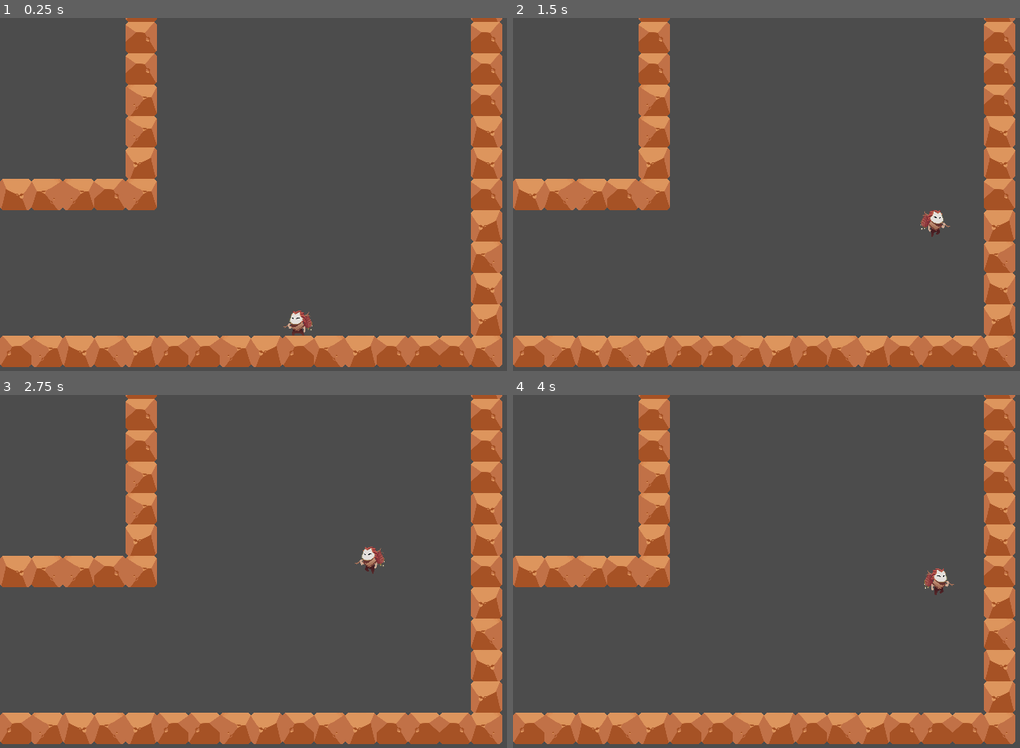
Above: before the commit, frames 1-4 (two rows, left to right).
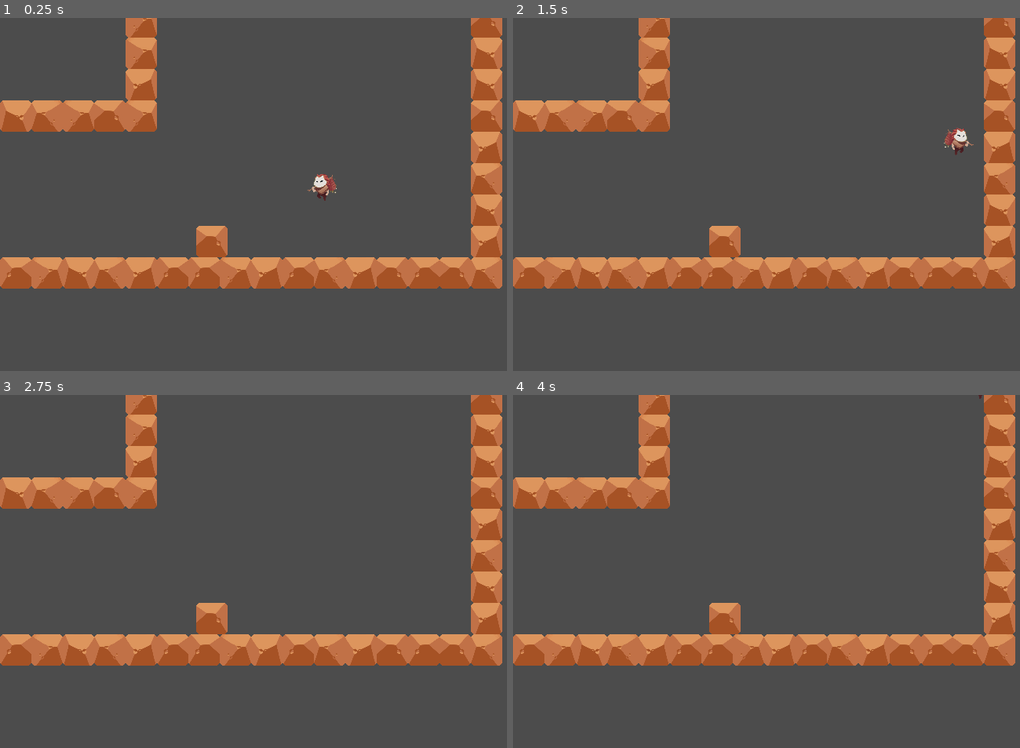
Above: after the commit, the same moments.

Repository: Diogoamorim27/Ampulheta
Game: Godot game, scene res://Levels/Level 1.tscn
Same seed, same stepped clock (60 frames per second), same inputs: the game is played once before the commit and once after it.
Inputs:
- Up to frame 1 (0.25 s): no input
- Up to frame 2 (1.5 s): tap Enter (ui_accept) at 0.5, 1.35 s; hold Enter (ui_accept) 0.53-1.28 s; hold Right (ui_right) from 0.53 s (still down)
- Up to frame 3 (2.75 s): tap Enter (ui_accept) at 1.52, 1.82 s; release Right (ui_right) at 2.03 s; hold Left (ui_left) from 2.03 s (still down); hold Enter (ui_accept) from 2.03 s (still down)
- Up to frame 4 (4 s): release Left (ui_left) at 2.78 s; release Enter (ui_accept) at 2.78 s; hold Right (ui_right) from 2.78 s (still down); tap Enter (ui_accept) at 2.85, 3.02, 3.32 s; hold Enter (ui_accept) from 3.53 s (still down)

The runs differ from the first frame. In frame 1, 29% of the frame differs, in the area x 0-100%, y 0-99%; in frame 2, 29%; in frame 3, 29%; in frame 4, 29%.
Error after the commit: Parse Error: The identifier "CELL_IS_OCCUPIED" isn't declared in the current scope. (res://Levels/TileMap.gd:47)

Commit message:
pecas caem, esmagamento

Diff:
--- a/Blocks/ObstacleBlocks/NeutralBlock1/ObstacleBlock.gd
+++ b/Blocks/ObstacleBlocks/NeutralBlock1/ObstacleBlock.gd
@@ -15,7 +15,9 @@
 	$Sprite.set_scale(SPRITE_SCALE)
 	pass
 
-#func _process(delta):
-#	# Called every frame. Delta is time since last frame.
-#	# Update game logic here.
-#	pass
+func _process(delta):
+	var bodies = $Area2D.get_overlapping_bodies()
+	for body in bodies:
+		if body.name == "Player":
+			get_tree().quit()
+	pass
--- a/Blocks/ObstacleBlocks/NeutralBlock1/ObstacleBlock1.tscn
+++ b/Blocks/ObstacleBlocks/NeutralBlock1/ObstacleBlock1.tscn
@@ -1,9 +1,14 @@
-[gd_scene load_steps=4 format=2]
+[gd_scene load_steps=5 format=2]
 
 [ext_resource path="res://Blocks/ObstacleBlocks/NeutralBlock1/ObstacleBlock.gd" type="Script" id=1]
 [ext_resource path="res://Blocks/Enviroment Blocks/rock_1_10.png" type="Texture" id=2]
 
 [sub_resource type="RectangleShape2D" id=1]
+
+custom_solver_bias = 0.0
+extents = Vector2( 32, 32 )
+
+[sub_resource type="RectangleShape2D" id=2]
 
 custom_solver_bias = 0.0
 extents = Vector2( 32, 32 )
@@ -28,3 +33,17 @@
 [node name="CollisionShape2D" type="CollisionShape2D" parent="." index="1"]
 
 shape = SubResource( 1 )
+
+[node name="Area2D" type="Area2D" parent="." index="2"]
+
+input_pickable = true
+gravity_vec = Vector2( 0, 1 )
+gravity = 98.0
+linear_damp = 0.1
+angular_damp = 1.0
+audio_bus_override = false
+audio_bus_name = "Master"
+
+[node name="CollisionShape2D" type="CollisionShape2D" parent="Area2D" index="0"]
+
+shape = SubResource( 2 )
--- /dev/null
+++ b/Camera2D.tscn
@@ -0,0 +1,52 @@
+[gd_scene load_steps=2 format=2]
+
+[sub_resource type="RectangleShape2D" id=1]
+
+custom_solver_bias = 0.0
+extents = Vector2( 640, 176 )
+
+[node name="Camera2D" type="Camera2D"]
+
+anchor_mode = 1
+rotating = false
+current = true
+zoom = Vector2( 1, 1 )
+limit_left = -10000000
+limit_top = -10000000
+limit_right = 10000000
+limit_bottom = 10000000
+limit_smoothed = false
+drag_margin_h_enabled = false
+drag_margin_v_enabled = true
+smoothing_enabled = false
+smoothing_speed = 5.0
+offset_v = 0.0
+offset_h = 0.0
+drag_margin_left = 0.2
+drag_margin_top = 0.2
+drag_margin_right = 0.2
+drag_margin_bottom = 0.2
+editor_draw_screen = true
+editor_draw_limits = false
+editor_draw_drag_margin = false
+
+[node name="Area2D" type="Area2D" parent="." index="0"]
+
+position = Vector2( -320, -3024 )
+input_pickable = true
+gravity_vec = Vector2( 0, 1 )
+gravity = 98.0
+linear_damp = 0.1
+angular_damp = 1.0
+audio_bus_override = false
+audio_bus_name = "Master"
+__meta__ = {
+"_edit_group_": true,
+"_edit_lock_": true
+}
+
+[node name="CollisionShape2D" type="CollisionShape2D" parent="Area2D" index="0"]
+
+position = Vector2( 0, -185.5 )
+scale = Vector2( 1, 1.03631 )
+shape = SubResource( 1 )
--- a/Levels/Level 1.tscn
+++ b/Levels/Level 1.tscn
@@ -1,9 +1,13 @@
-[gd_scene load_steps=3 format=2]
+[gd_scene load_steps=7 format=2]
 
-[ext_resource path="res://Levels/Enviroment.tscn" type="PackedScene" id=1]
-[ext_resource path="res://Player/Player.tscn" type="PackedScene" id=2]
+[ext_resource path="res://Levels/TileMap.gd" type="Script" id=1]
+[ext_resource path="res://Levels/Enviroment.tscn" type="PackedScene" id=2]
+[ext_resource path="res://Blocks/Enviroment Blocks/EnviromentBlock.tscn" type="PackedScene" id=3]
+[ext_resource path="res://Camera2D.tscn" type="PackedScene" id=4]
+[ext_resource path="res://Player/Player.tscn" type="PackedScene" id=5]
+[ext_resource path="res://Piece Shapes/shapes.tscn" type="PackedScene" id=6]
 
-[node name="Level 1" type="Node2D"]
+[node name="Level 1" type="Node2D" index="0"]
 
 [node name="TileMap" type="TileMap" parent="." index="0"]
 
@@ -24,38 +28,37 @@
 occluder_light_mask = 1
 format = 1
 tile_data = PoolIntArray(  )
+script = ExtResource( 1 )
 _sections_unfolded = [ "Cell" ]
 
-[node name="Enviroment" parent="TileMap" index="0" instance=ExtResource( 1 )]
+[node name="Enviroment" parent="TileMap" index="0" instance=ExtResource( 2 )]
 
 position = Vector2( -320, 2624 )
 
-[node name="Camera2D" type="Camera2D" parent="TileMap" index="1"]
+[node name="EnviromentBlock" parent="TileMap" index="1" instance=ExtResource( 3 )]
 
-position = Vector2( 320, 3040 )
-anchor_mode = 1
-rotating = false
-current = true
-zoom = Vector2( 1, 1 )
-limit_left = -10000000
-limit_top = -10000000
-limit_right = 10000000
-limit_bottom = 10000000
-limit_smoothed = false
-drag_margin_h_enabled = true
-drag_margin_v_enabled = true
-smoothing_enabled = false
-smoothing_speed = 5.0
-offset_v = 0.0
-offset_h = 0.0
-drag_margin_left = 0.2
-drag_margin_top = 0.2
-drag_margin_right = 0.2
-drag_margin_bottom = 0.2
-editor_draw_screen = true
-editor_draw_limits = false
-editor_draw_drag_margin = false
+position = Vector2( 112, 3296 )
 
-[node name="Player" parent="TileMap" index="2" instance=ExtResource( 2 )]
+[node name="Camera2D" parent="TileMap" index="2" instance=ExtResource( 4 )]
 
-position = Vector2( 288, 3296 )
+position = Vector2( 320, 3200 )
+
+[node name="Player" parent="TileMap" index="3" instance=ExtResource( 5 )]
+
+position = Vector2( 336, 3152 )
+
+[node name="shapes" parent="TileMap" index="4" instance=ExtResource( 6 )]
+
+[node name="MovementTimer" type="Timer" parent="TileMap" index="5"]
+
+process_mode = 1
+wait_time = 1.0
+one_shot = false
+autostart = true
+
+[node name="SpawnTimer" type="Timer" parent="TileMap" index="6"]
+
+process_mode = 1
+wait_time = 1.0
+one_shot = false
+autostart = false
--- /dev/null
+++ b/Levels/TileMap.gd
@@ -0,0 +1,73 @@
+extends TileMap
+
+
+var tile_size  = self.cell_size
+var half_tile_size = self.cell_size/2
+var grid_size = Vector2(10, 52)
+var grid = []
+var piece_array = []
+
+
+var block_object = preload("res://Blocks/ObstacleBlocks/NeutralBlock1/ObstacleBlock1.tscn")
+
+enum ERRORS {OK, CELL_IS_OCCUPIED}
+enum GRID_OBJECTS {PLAYER, BLOCK}
+
+onready var shapes = $shapes.shapes
+onready var piece = $shapes.shapes[randi() % 19]
+
+func _ready():
+	$MovementTimer.connect("timeout", self, "_on_timer_timeout")
+	# CREATE GRID MATRIX #
+	for x in range(grid_size.x):
+		grid.append([])
+		for y in range(grid_size.y):
+			grid[x].append(null)
+	print(piece)
+	print(_spawn_piece(1, $shapes.shapes[randi() % 19], Vector2(3,45)))
+	#randomize()
+	#print(_spawn_piece(1, $shapes.shapes[randi() % 19], Vector2(6,2)))
+
+
+func _is_cell_vacant(pos):
+	if pos.x < grid_size.x and pos.x >= 0:
+		if pos.y < grid_size.y and pos.y >= 0:
+			return true if grid[pos.x][pos.y] == null else false
+	return false
+
+func _process(delta):
+	pass
+
+func _spawn_piece(level, piece, pos):
+	var block_array = []
+		## level contains info about special blocks and normal/special block ration ##
+		## piece is an array of Vector2()s ##
+	for block in piece:
+		if !_is_cell_vacant(pos + block):
+			return CELL_IS_OCCUPIED
+	for block in piece:
+		var object = block_object.instance()
+		object.position = map_to_world(pos + block) + half_tile_size
+		grid[(pos + block).x][(pos + block).y] = BLOCK
+		add_child(object)
+		block_array.append(object)
+	piece_array.append(block_array)
+	print(piece_array)
+	return OK
+
+func _move_pieces(piece_array):
+	for piece in piece_array:
+		for block in piece:
+			if !_is_cell_vacant(world_to_map(block.position) + Vector2(0,1)):
+				print("cell not vacant")
+				piece_array.remove(piece_array.find(piece))
+				return
+
+				#print("piece removed")
+			else:
+				grid[world_to_map(block.position).x][world_to_map(block.position).y] = null
+				block.position = block.position + map_to_world(Vector2(0,1))
+				grid[world_to_map(block.position).x][world_to_map(block.position).y] = BLOCK
+
+func _on_timer_timeout():
+	_move_pieces(piece_array)
--- a/Piece Shapes/shapes.tscn
+++ b/Piece Shapes/shapes.tscn
@@ -2,6 +2,6 @@
 
 [ext_resource path="res://shapes.gd" type="Script" id=1]
 
-[node name="shapes" type="Node" index="0"]
+[node name="shapes" type="Node"]
 
 script = ExtResource( 1 )
--- a/Player/Player.tscn
+++ b/Player/Player.tscn
@@ -6,8 +6,9 @@
 [ext_resource path="res://Player/STATE_MACHINE/Move.gd" type="Script" id=4]
 [ext_resource path="res://Player/STATE_MACHINE/Jump.gd" type="Script" id=5]
 [ext_resource path="res://Player/Die.gd" type="Script" id=6]
+[ext_resource path="res://Player/WallJump.gd" type="Script" id=7]
 
-[sub_resource type="Animation" id=5]
+[sub_resource type="Animation" id=1]
 
 resource_name = "Fall"
 length = 1.5
@@ -26,9 +27,8 @@
 "values": [ 18, 19, 20, 21, 22, 23, 24, 25, 26, 27, 28, 28, 29 ]
 }
 
-[sub_resource type="Animation" id=1]
+[sub_resource type="Animation" id=2]
 
-resource_name = "Idle"
 length = 2.0
 loop = true
 step = 0.1
@@ -45,9 +45,8 @@
 "values": [ 48, 49, 50, 51, 52, 53, 54, 56, 57, 58, 59, 60, 61, 62, 64, 65, 66, 67, 68, 69 ]
 }
 
-[sub_resource type="Animation" id=2]
+[sub_resource type="Animation" id=3]
 
-resource_name = "Jump"
 length = 1.0
 loop = false
 step = 0.1
@@ -64,9 +63,8 @@
 "values": [ 9, 9, 10, 11, 12, 13, 14, 15, 16, 17, 18 ]
 }
 
-[sub_resource type="Animation" id=3]
+[sub_resource type="Animation" id=4]
 
-resource_name = "Move"
 length = 0.8
 loop = true
 step = 0.1
@@ -102,12 +100,13 @@
 "values": [ 93 ]
 }
 
-[sub_resource type="RectangleShape2D" id=4]
+[sub_resource type="CapsuleShape2D" id=6]
 
 custom_solver_bias = 0.0
-extents = Vector2( 26, 28 )
+radius = 20.0
+height = 20.0
 
-[node name="KinematicBody2D" type="KinematicBody2D" index="0"]
+[node name="KinematicBody2D" type="KinematicBody2D"]
 
 input_pickable = false
 collision_layer = 1
@@ -121,7 +120,7 @@
 texture = ExtResource( 2 )
 vframes = 12
 hframes = 8
-frame = 93
+frame = 61
 _sections_unfolded = [ "Animation" ]
 
 [node name="AnimationPlayer" type="AnimationPlayer" parent="." index="1"]
@@ -131,25 +130,23 @@
 playback_process_mode = 1
 playback_default_blend_time = 0.0
 playback_speed = 1.0
-anims/Fall = SubResource( 5 )
-anims/Idle = SubResource( 1 )
-anims/Jump = SubResource( 2 )
-anims/Move = SubResource( 3 )
-anims/WallJump = SubResource( 6 )
+anims/Fall = SubResource( 1 )
+anims/Idle = SubResource( 2 )
+anims/Jump = SubResource( 3 )
+anims/Move = SubResource( 4 )
+anims/WallJump = SubResource( 5 )
 blend_times = [  ]
 
 [node name="CollisionShape2D" type="CollisionShape2D" parent="." index="2"]
 
 position = Vector2( 0, 4 )
-shape = SubResource( 4 )
-__meta__ = {
-"_edit_lock_": true
-}
+shape = SubResource( 6 )
 
 [node name="RayCast2DLeft" type="RayCast2D" parent="." index="3"]
 
+position = Vector2( 0.12767, 4.62165e-07 )
 rotation = 1.5708
-scale = Vector2( 1, 0.907961 )
+scale = Vector2( 1, 0.903971 )
 enabled = true
 exclude_parent = true
 cast_to = Vector2( 0, 32 )
@@ -158,8 +155,9 @@
 
 [node name="RayCast2DRight" type="RayCast2D" parent="." index="4"]
 
+position = Vector2( -0.469407, 1.69925e-06 )
 rotation = -1.5708
-scale = Vector2( 1, 0.90929 )
+scale = Vector2( 1, 0.894621 )
 enabled = true
 exclude_parent = true
 cast_to = Vector2( 0, 32 )
@@ -183,3 +181,7 @@
 [node name="Die" type="Node" parent="States" index="3"]
 
 script = ExtResource( 6 )
+
+[node name="WallJump" type="Node" parent="States" index="4"]
+
+script = ExtResource( 7 )
--- a/Player/STATE_MACHINE/Idle.gd
+++ b/Player/STATE_MACHINE/Idle.gd
@@ -33,10 +33,15 @@
 func update(delta):
 	var input_direction = _handle_input()
 	if input_direction.y:
-		emit_signal("finished", "jump")
+		if owner.is_on_wall():
+			emit_signal("finished", "walljump")
+		else:
+			emit_signal("finished", "jump")
 	elif input_direction.x:
 		emit_signal("finished", "move")
 
+	if !owner.is_on_floor():
+		emit_signal("finished", "jump")
 func _on_animation_finished(anim_name):
 	owner.get_node("AnimationPlayer").play("Idle")
 	return
--- a/Player/STATE_MACHINE/Jump.gd
+++ b/Player/STATE_MACHINE/Jump.gd
@@ -22,20 +22,22 @@
 
 # Initialize the state. E.g. change the animation
 func enter():
+	#print("i jumped")
+	#motion.y = JUMP
 	owner.get_node("AnimationPlayer").play("Jump")
-	motion.y = JUMP
 	return
 
 # Clean up the state. Reinitialize values like a timer
 func exit():
 	motion = Vector2()
+	#walljump = 0
 	return
 
 func _handle_input():
 	var direction = Vector2()
-	if Input.is_action_just_pressed("ui_accept") || Input.is_action_just_pressed("ui_up"):
+	if Input.is_action_pressed("ui_accept") || Input.is_action_pressed("ui_up"):
 		direction.y = 1
-	elif Input.is_action_pressed("ui_right"):
+	if Input.is_action_pressed("ui_right"):
 		direction.x += 1
 	if Input.is_action_pressed("ui_left"):
 		direction.x -= 1
@@ -45,10 +47,10 @@
 
 func update(delta):
 	var input_direction = _handle_input()
-
 	if owner.is_on_floor():
-		walljump = 0
+		#walljump = 0
 		if input_direction.y:
+			#owner.get_node("AnimationPlayer").play("Jump")
 			motion.y = JUMP
 		else:
 			if input_direction.x:
@@ -56,40 +58,42 @@
 			else:
 				emit_signal("finished", "idle")
 
+	if !owner.is_on_floor() and owner.is_on_wall():
+		emit_signal("finished", "walljump")
+
 	if input_direction.x > 0:
 		owner.get_node("Sprite").flip_h = true
 	elif input_direction.x < 0:
 		owner.get_node("Sprite").flip_h = false
 
 	if input_direction.x:
-		if walljump == 0:
-			motion.x = input_direction.x * AIR_SPEED * delta
-		else:
-			if (input_direction.x > 0 and motion.x < 0) or (input_direction.x > 0 and motion.x < 0):
-				motion.x = lerp(motion.x, 0, 0.05)
+		#if walljump == 0:
+		motion.x = input_direction.x * AIR_SPEED * delta
 	else:
-		if walljump == 0:
-			motion.x = lerp(motion.x, 0, 0.05)
+			#if (input_direction.x > 0 and motion.x < 0) or (input_direction.x > 0 and motion.x < 0):
+		motion.x = lerp(motion.x, 0, 0.05)
+	#else:
+	#	if walljump == 0:
+	#		motion.x = lerp(motion.x, 0, 0.05)
 
-	if owner.get_node("RayCast2DLeft").is_colliding():
-		owner.get_node("AnimationPlayer").play("WallJump")
-		owner.get_node("AnimationPlayer").queue("Jump")
-		if input_direction.y == 1 and walljump < 2:
-			motion.y = JUMP
-			motion.x = WALL_JUMP_RECOIL * delta
-			walljump += 1
-	elif owner.get_node("RayCast2DRight").is_colliding():
-		owner.get_node("AnimationPlayer").play("WallJump")
-		owner.get_node("AnimationPlayer").queue("Jump")
-		if input_direction.y == 1 and walljump < 2:
-			motion.y = JUMP
-			motion.x = -WALL_JUMP_RECOIL * delta
-			walljump += 1
-		else:
-			motion.y += delta * GRAVITY
+	#if owner.get_node("RayCast2DLeft").is_colliding():
+	#	owner.get_node("AnimationPlayer").play("WallJump")
+	#	owner.get_node("AnimationPlayer").queue("Jump")
+	#	if input_direction.y == 1 and walljump < 2:
+	#		motion.y = JUMP
+	#		motion.x = WALL_JUMP_RECOIL * delta
+	#		walljump += 1
+	#elif owner.get_node("RayCast2DRight").is_colliding():
+	#	owner.get_node("AnimationPlayer").play("WallJump")
+	#	owner.get_node("AnimationPlayer").queue("Jump")
+	#	if input_direction.y == 1 and walljump < 2:
+	#		motion.y = JUMP
+	##		walljump += 1
+		#else:
+		#	motion.y += delta * GRAVITY
 
-	else:
-		motion.y += delta * GRAVITY
+#	else:
+	motion.y += delta * GRAVITY
 
 	owner.move_and_slide(motion, UP)
 
@@ -98,4 +102,6 @@
 func _on_animation_finished(anim_name):
 	if motion.y > 0:
 		owner.get_node("AnimationPlayer").play("Fall")
+	else:
+		owner.get_node("AnimationPlayer").play("Jump")
 	return
--- a/Player/STATE_MACHINE/Move.gd
+++ b/Player/STATE_MACHINE/Move.gd
@@ -7,7 +7,9 @@
 
 const UP = Vector2(0, -1)
 const SPEED = 20000
+const GRAVITY = 1000
 
+var motion = Vector2()
 
 signal finished(next_state_name)
 
@@ -38,17 +40,31 @@
 
 
 func update(delta):
+	if owner.is_on_floor():
+		motion.y = 0
 	var input_direction = _handle_input()
+
 	if !input_direction:
 		emit_signal("finished", "idle")
 	elif input_direction.y:
+		if owner.is_on_wall():
+			emit_signal("finished", "walljump")
+		else:
+			emit_signal("finished", "jump")
 		emit_signal("finished", "jump")
 	else:
 		if input_direction.x > 0:
 			owner.get_node("Sprite").flip_h = true
 		else:
 			owner.get_node("Sprite").flip_h = false
-		owner.move_and_slide(input_direction * delta * SPEED, UP) #, 5, 2)
+
+	motion.x = input_direction.x * delta * SPEED
+	motion.y += delta * GRAVITY
+	if motion.y > (GRAVITY + 1)*delta:
+		emit_signal("finished", "jump")
+	owner.move_and_slide(motion, UP)	 #, 5, 2)
+
+			#emit_signal("finished", "jump")
 	return
 
 func _on_animation_finished(anim_name):
--- a/Player/STATE_MACHINE/Player.gd
+++ b/Player/STATE_MACHINE/Player.gd
@@ -4,6 +4,7 @@
 onready var idle = $States/Idle
 onready var move = $States/Move
 onready var jump = $States/Jump
+onready var walljump = $States/WallJump
 onready var die = $States/Die
 
 var state
@@ -28,6 +29,8 @@
 		state = idle
 	elif state_name == "jump":
 		state = jump
+	elif state_name == "walljump":
+		state = walljump
 	elif state_name == "die":
 		state = die
 	state.enter()
--- /dev/null
+++ b/Player/WallJump.gd
@@ -0,0 +1,89 @@
+"""
+Base interface for all states: it doesn't do anything in itself
+but forces us to pass the right arguments to the methods below
+and makes sure every State object had all of these methods.
+"""
+extends Node
+
+const JUMP = -700
+const WALL_JUMP_RECOIL = 200
+const AIR_SPEED = 16000
+const GRAVITY = 1000
+const UP = Vector2(0, -1)
+
+var jump_counter = 0
+var motion = Vector2()
+
+signal finished(next_state_name)
+
+func _ready():
+	owner.get_node("AnimationPlayer").connect("animation_finished", self, "_on_animation_finished")
+	connect("finished", owner, "_change_state")
+
+# Initialize the state. E.g. change the animation
+func enter():
+	owner.get_node("AnimationPlayer").play("WallJump")
+	return
+
+# Clean up the state. Reinitialize values like a timer
+func exit():
+	return
+
+func _handle_input():
+	var direction = Vector2(0,0)
+	if Input.is_action_pressed("ui_accept") || Input.is_action_pressed("ui_up"):
+		direction.y = 1
+	if Input.is_action_pressed("ui_right"):
+		direction.x += 1
+	if Input.is_action_pressed("ui_left"):
+		direction.x -= 1
+
+	return direction
+
+func update(delta):
+	var jump_counter = 0
+	var input_direction = _handle_input()
+	if owner.is_on_wall():
+		owner.get_node("AnimationPlayer").play("WallJump")
+	if owner.is_on_floor():
+		motion.y = 0
+		emit_signal("finished", "idle")
+
+	if owner.get_node("RayCast2DLeft").is_colliding() and owner.is_on_wall():
+		if jump_counter < 2 and input_direction.y:
+			#print("halo")
+			motion.y = JUMP
+
+	if owner.get_node("RayCast2DRight").is_colliding() and owner.is_on_wall():
+		if jump_counter < 2 and input_direction.y:
+			#rint("holo")
+			motion.y = JUMP
+
+	if !owner.is_on_wall():
+		if motion.y > 0:
+			owner.get_node("AnimationPlayer").play("Jump")
+		#else:
+			#owner.get_node("AnimationPlayer").play("Fall")
+
+	if input_direction.x > 0:
+		owner.get_node("Sprite").flip_h = true
+	elif input_direction.x < 0:
+		owner.get_node("Sprite").flip_h = false
+
+	if input_direction:
+		motion.x = input_direction.x * AIR_SPEED * delta
+
+	else:
+		motion.x = lerp(motion.x, 0, 0.05)
+	motion.y += GRAVITY * delta
+
+	owner.move_and_slide(motion, UP)
+
+	return
+
+func _on_animation_finished(anim_name):
+	if owner.is_on_floor():
+		owner.get_node("AnimationPlayer").play("Idle")
+	elif owner.is_on_wall():
+		owner.get_node("AnimationPlayer").play("WallJump")
+	return
--- a/project.godot
+++ b/project.godot
@@ -18,5 +18,8 @@
 
 window/size/width=1280
 window/size/height=720
+window/size/test_width=1280
+window/size/test_height=720
 window/stretch/mode="2d"
 window/stretch/aspect="keep"
+window/stretch/shrink="1"
--- a/shapes.gd
+++ b/shapes.gd
@@ -1,28 +1,28 @@
 extends Node
 
 # I #
-var I1 = [Vector2(0,0),
+var I1 = [Vector2(0,3),
+		Vector2(0,2),
 		Vector2(0,1),
-		Vector2(0,2),
-		Vector2(0,3)]
+		Vector2(0,0),]
 var I2 = [Vector2(0,0),
 		Vector2(1,0),
 		Vector2(2,0),
 		Vector2(3,0)]
 
 # J #
-var J1 = [Vector2(0,0),
+var J1 = [Vector2(0,2),
+	Vector2(1,2),
 	Vector2(0,1),
-	Vector2(0,2),
-	Vector2(1,2),]
-var J2 = [Vector2(0,0),
-	Vector2(0,1),
+	Vector2(0,0),]
+var J2 = [Vector2(0,1),
+	Vector2(0,0),
 	Vector2(1,0),
 	Vector2(2,0),]
-var J3 = [Vector2(0,0),
-	Vector2(1,0),
+var J3 = [Vector2(1,2),
 	Vector2(1,1),
-	Vector2(1,2),]
+	Vector2(0,0),
+	Vector2(1,0),]
 var J4 = [Vector2(0,0),
 	Vector2(1,0),
 	Vector2(2,0),
@@ -33,23 +33,23 @@
 	Vector2(1,0),
 	Vector2(1,-1),
 	Vector2(1,-2),]
-var L2 = [Vector2(0,0),
-	Vector2(0,1),
+var L2 = [Vector2(0,1),
 	Vector2(1,1),
-	Vector2(2,1),]
-var L3 = [Vector2(0,0),
-	Vector2(0,1),
+	Vector2(2,1),
+	Vector2(0,0),]
+var L3 = [Vector2(0,1),
 	Vector2(1,1),
-	Vector2(2,1),]
-var L4 = [Vector2(0,0),
+	Vector2(2,1),
+	Vector2(0,0),]
+var L4 = [Vector2(2,1),
+	Vector2(0,0),
 	Vector2(1,0),
-	Vector2(2,0),
-	Vector2(2,1),]
+	Vector2(2,0),]
 
 # O #
-var O = [Vector2(0,0),
-	Vector2(1,1),
+var O = [	Vector2(1,1),
 	Vector2(0,1),
+	Vector2(0,0),
 	Vector2(1,0),]
 
 # S #
@@ -57,36 +57,37 @@
 	Vector2(1,0),
 	Vector2(1,-1),
 	Vector2(2,-1),]
-var S2 = [Vector2(0,0),
+var S2 = [Vector2(1,2),
 	Vector2(0,1),
 	Vector2(1,1),
-	Vector2(1,2),]
+	Vector2(0,0),]
 
 # T #
 var T1 = [Vector2(0,0),
 	Vector2(1,0),
-	Vector2(1,-1),
-	Vector2(2,0),]
+	Vector2(2,0),
+	Vector2(1,-1),]
 var T2 = [Vector2(0,0),
 	Vector2(1,0),
 	Vector2(0,-1),
 	Vector2(0,1),]
-var T3 = [Vector2(0,0),
+var T3 = [Vector2(1,1),
+	Vector2(0,0),
 	Vector2(1,0),
-	Vector2(1,1),
 	Vector2(2,0),]
-var T4 = [Vector2(0,0),
+var T4 = [Vector2(1,1),
+	Vector2(0,0),
 	Vector2(1,0),
-	Vector2(1,1),
 	Vector2(1,-1),]
 
 # Z #
-var Z1 = [Vector2(0,0),
-	Vector2(1,0),
-	Vector2(1,1),
-	Vector2(2,1),]
-var Z2 = [Vector2(0,0),
-	Vector2(0,1),
+var Z1 = [	Vector2(1,1),
+	Vector2(2,1),
+	Vector2(0,0),
+	Vector2(1,0)]
+
+var Z2 = [Vector2(0,1),
+	Vector2(0,0),
 	Vector2(1,0),
 	Vector2(1,-1),]
 
Not shown: 2 places in Player/Player.tscn that only renumber resources
